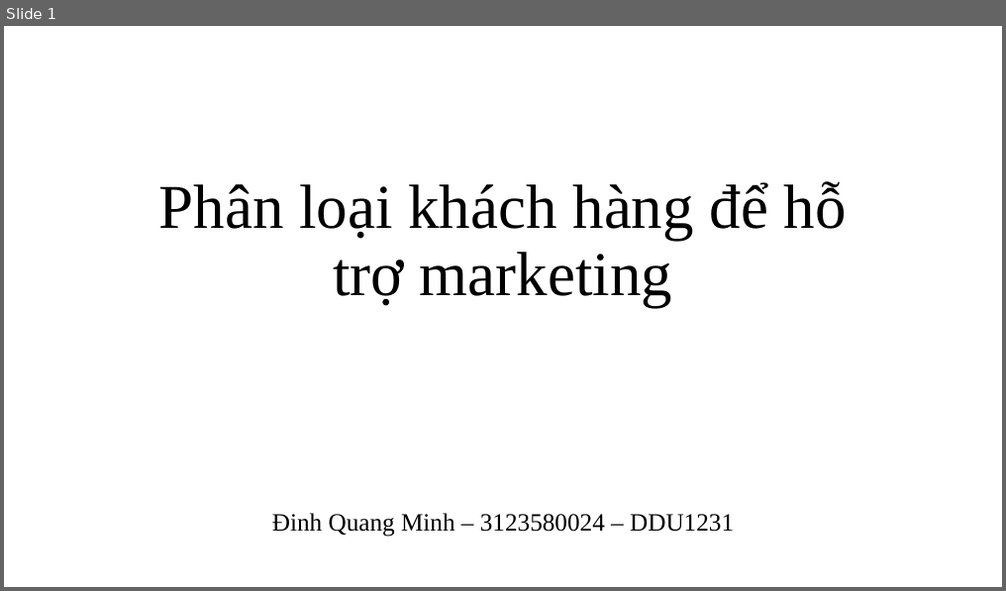
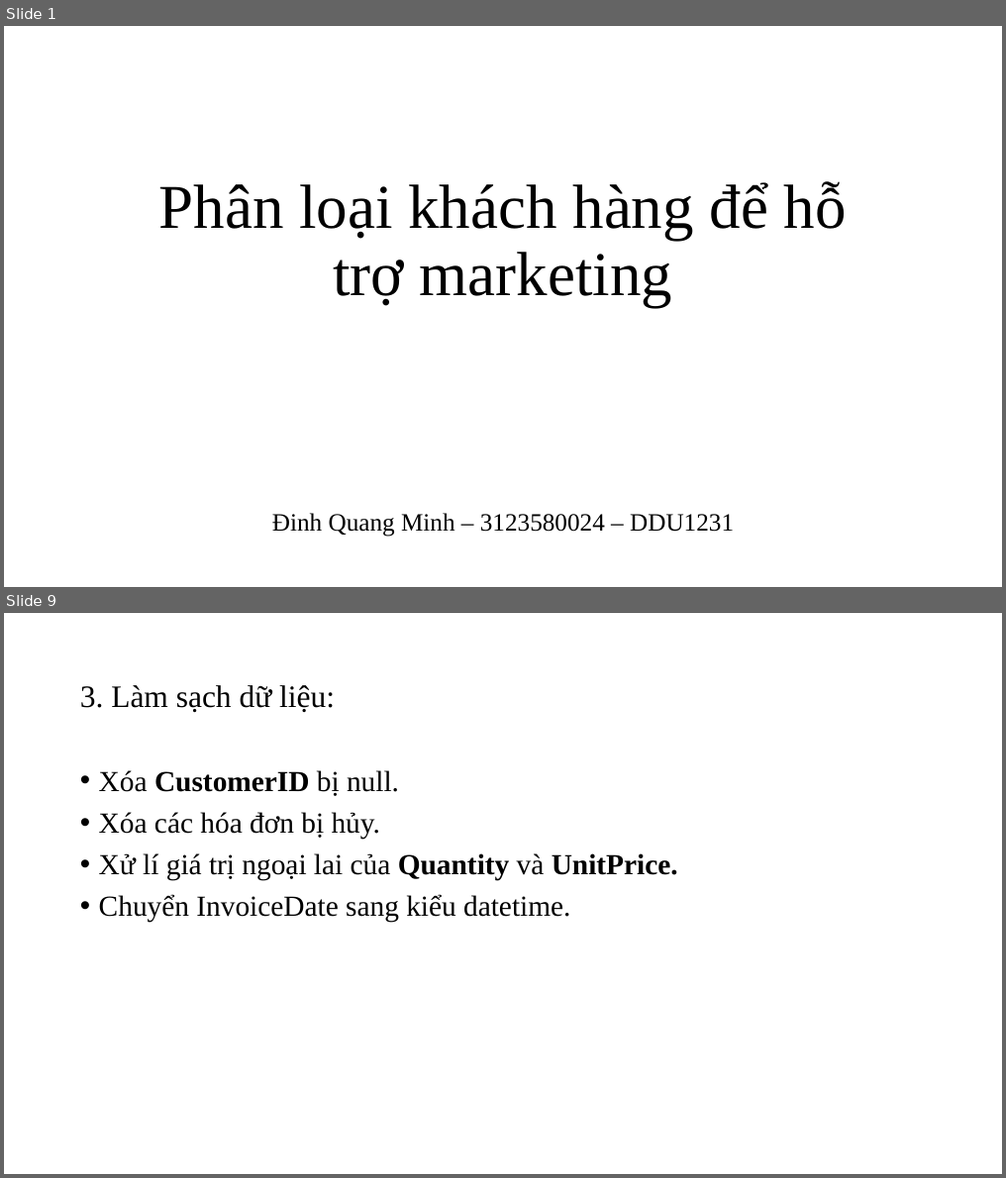
Before and after one commit to QuangMinh03042005/sgu25_kpdl, a slide deck: Lab02/online_retail.pptx. Shown one above the other, each under a label of ours: slide 1 before the commit, slides 1 and 9 after it; the slides between them are not shown. The pictures are 1006x591 and 1006x1178 pixels, drawn with LibreOffice and Linux fonts; fonts in the diff are those of the drawing. Boxes give left, top, right and bottom in pixels: in the first picture for what was removed or moved away, otherwise in the second. Text is boxed around its words. In the diff, an @@ line names an element or a change of style, - is before the commit and + after.

```diff
--- a/Lab02/online_retail.pptx
+++ b/Lab02/online_retail.pptx
@@ slide 9 added at (4,613,1002,1174), background #FFFFFF @@
@@ title added at (80,685,335,712), 30 pt, text #000000 @@
+3. Làm sạch dữ liệu:
@@ text added at (99,770,678,923), 28 pt, text #000000 @@
+• Xóa CustomerID bị null.
+• Xóa các hóa đơn bị hủy.
+• Xử lí giá trị ngoại lai của Quantity và UnitPrice.
+• Chuyển InvoiceDate sang kiểu datetime.
```
Also in this commit, not shown: 1 slide changed, 22 other slides added, 2 other files.
